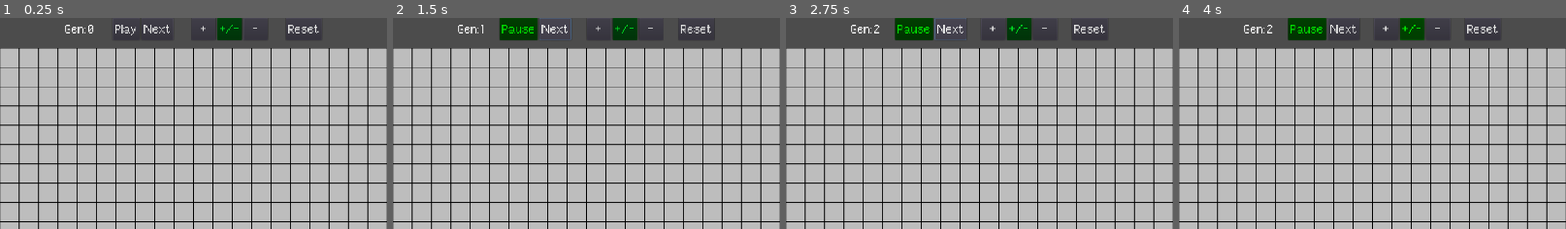
Above: before the commit, frames 1-4 (left to right).
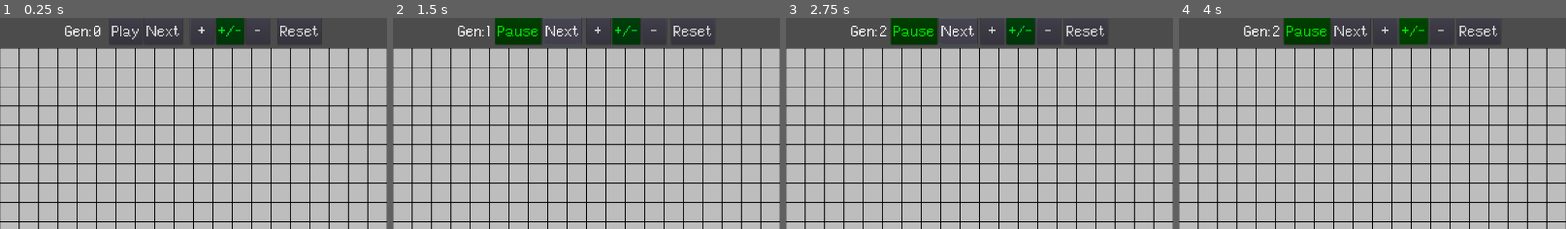
Above: after the commit, the same moments.

Repository: k11d/GameOfLife
Game: Godot game, scene res://scenes/Game.tscn
The game is run twice, just before and just after one commit, with the same random seed, the same clock (stepped at 60 frames per second) and the same inputs.
Inputs:
- Up to frame 1 (0.25 s): no input
- Up to frame 2 (1.5 s): click "Play" at 0.5 s; click "Next" at 1.25 s
- Up to frame 3 (2.75 s): click "Next" at 2 s
- Up to frame 4 (4 s): click "+" at 2.75 s; click "+/-" at 3.5 s
The pictures show only the part of the screen within x 25-75%, y 0-50%; the shares and areas given below are measured in that part.

The runs differ from the first frame. In frame 1, 1.7% of the frame differs, in the area x 16-84%, y 0-13%; in frame 2, 2.2%; in frame 3, 2.2%; in frame 4, 2.2%, in the area x 16-83%, y 0-13%.

Commit message:
increased font size for ui theme

Diff:
--- a/assets/DynamicFont.tres
+++ b/assets/DynamicFont.tres
@@ -3,5 +3,7 @@
 [ext_resource path="res://assets/Pixel-UniCode.ttf" type="DynamicFontData" id=1]
 
 [resource]
-size = 42
+size = 52
+use_mipmaps = true
+use_filter = true
 font_data = ExtResource( 1 )
Binary file changed: assets/ui.theme
